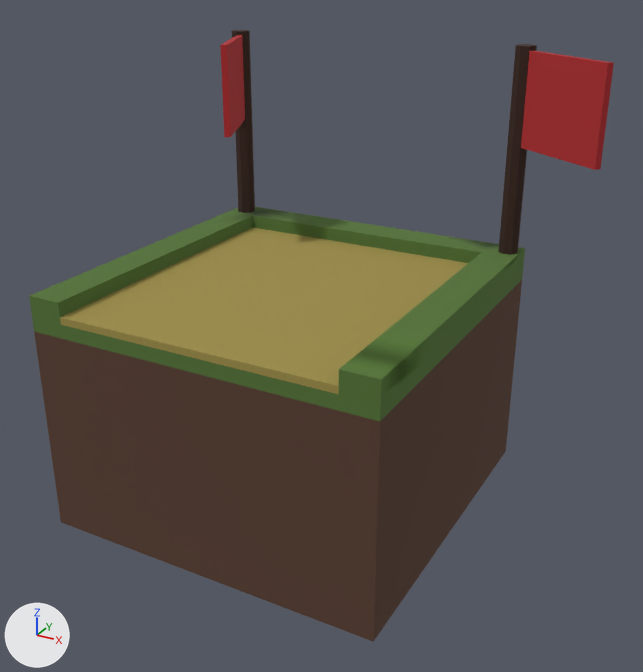
A saved change to the FBX model Assets/Art/Tile_Ground/Chemin/Chemin_Debut.fbx.
Before and after are seen from a camera (50 mm lens) standing at (5.96, -10.09, 6.64) and looking at (0.56, -0.26, 1.72). Lighting does not change. The marker at lower left points along +X, +Y and +Z. The older version comes first. Where no turn or scale is listed for an object, it has been applied to the vertices.

In view in the first picture: 'Chemin_CulDeSac.001', 'Drapeau2', 'drapeau1'.
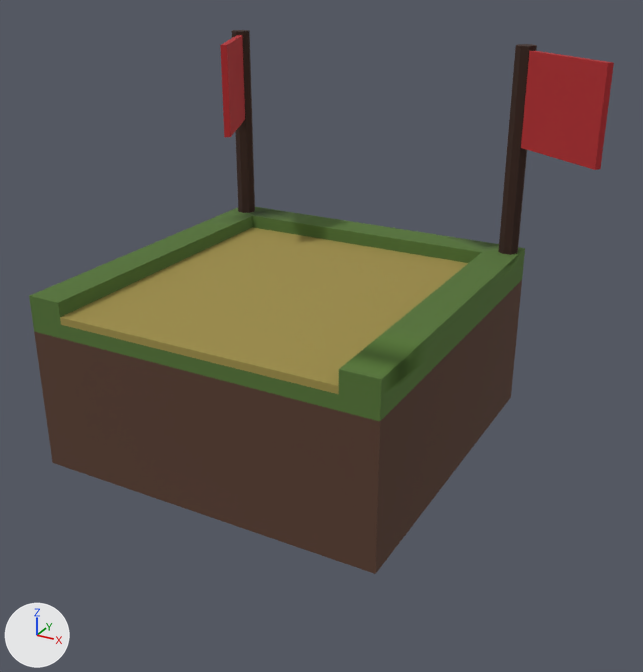
What differs and where, as boxes (x1, y1, x2, y2) in the pictures (643 x 672 px; the box of a moved part takes in the faces that stretch with it):
'Chemin_CulDeSac.001', reshaped (16% shorter): before (29, 207, 525, 642); after (29, 207, 525, 574)
part 1 of me_cube_017, moved or reshaped: before (34, 280, 522, 642); after (34, 280, 522, 574)

The edits, one by one:
me_cube_017 is used by ob_chemin_culdesac_001; location (0.0, 0.0, 2.5).
me_cube_017 had 173 vertices, 174 faces and spanned x -2.5..2.5, y -2.5..2.5, z -3.5..0.0.
me_cube_017 now has 173 vertices, 174 faces and spans x -2.5..2.5, y -2.5..2.5, z -2.5..0.0.
me_cube_017 part 1: all 49 vertices in x -2.5..2.5, y -2.5..2.5, z -3.5 are moved by (0.0, 0.0, 1.0).
